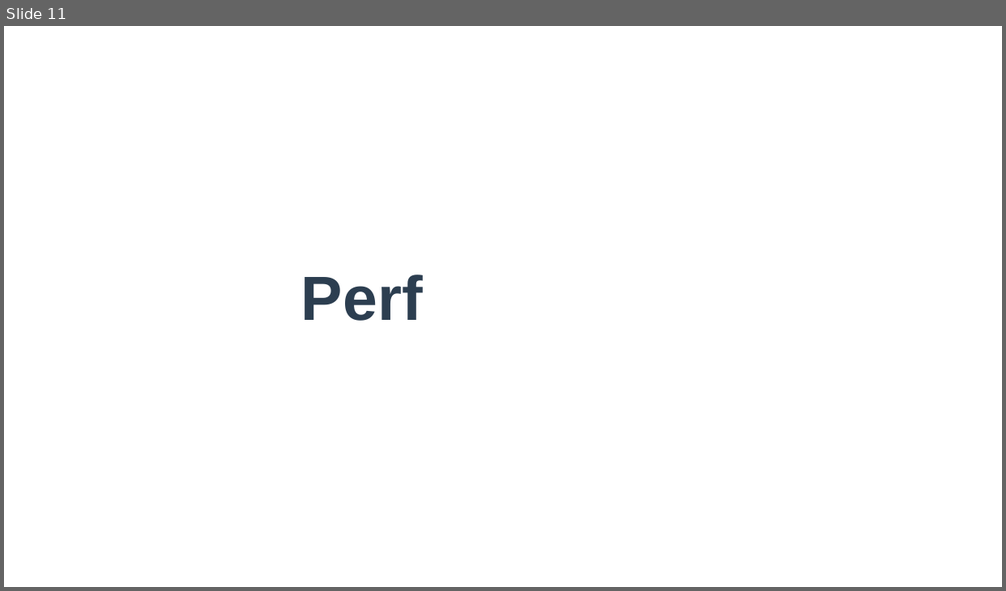
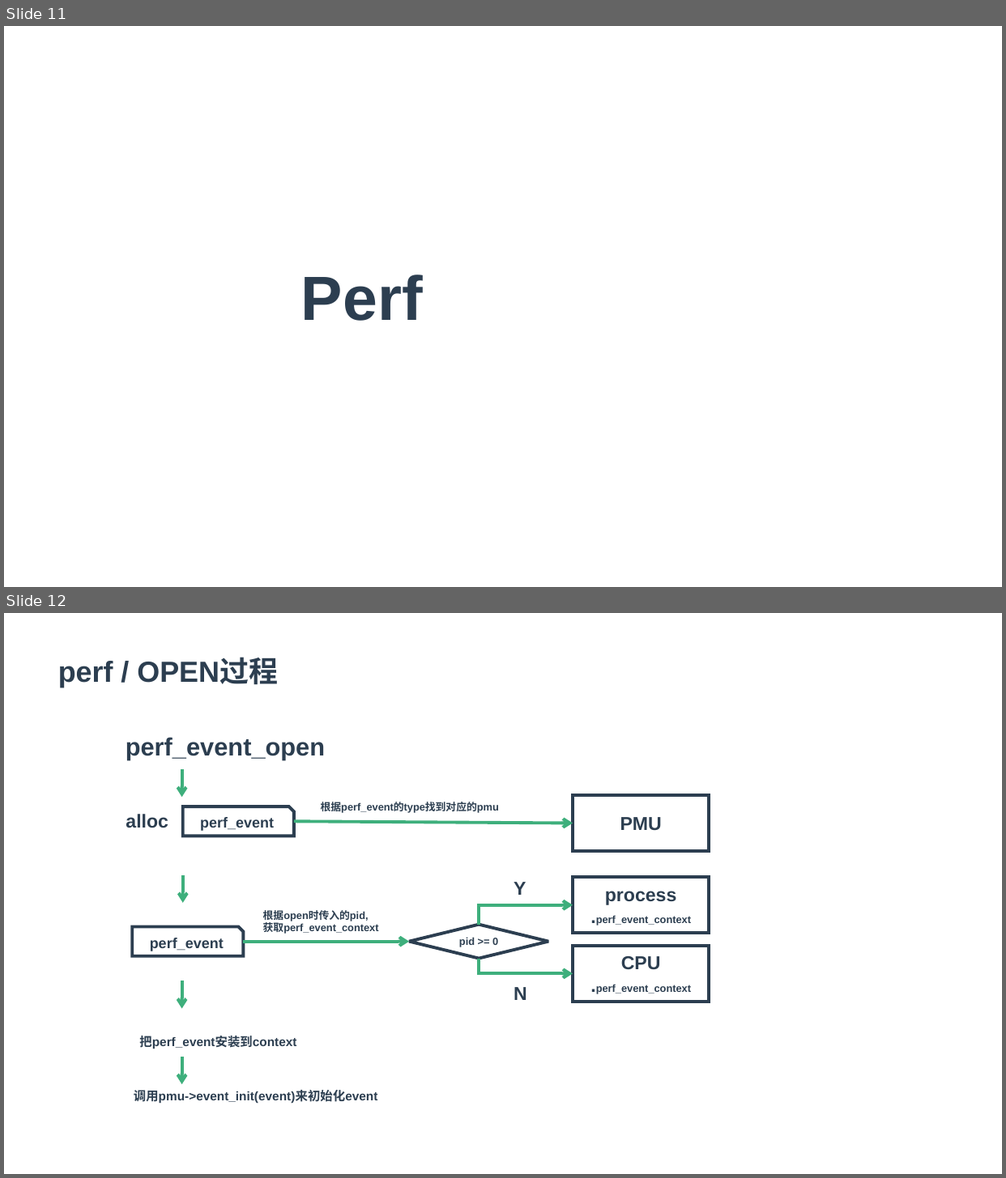
Before and after one commit to zaiqiang-dong/zaiqiang, a slide deck: picture/ppt/tools/tools.pptx. Shown one above the other, each under a label of ours: slide 11 before the commit, slides 11 and 12 after it. The pictures are 1006x591 and 1006x1178 pixels, drawn with LibreOffice and Linux fonts; fonts in the diff are those of the drawing. Boxes give left, top, right and bottom in pixels: in the first picture for what was removed or moved away, otherwise in the second. Text is boxed around its words. In the diff, an @@ line names an element or a change of style, - is before the commit and + after.

```diff
--- a/picture/ppt/tools/tools.pptx
+++ b/picture/ppt/tools/tools.pptx
@@ slide 12 added at (4, 613, 1002, 1174), background #FFFFFF @@
@@ text added at (58, 659, 278, 688), 28 pt, text #2C3E50, bold @@
+perf / OPEN过程
@@ text added at (126, 737, 325, 760), 24 pt, text #2C3E50, bold @@
+perf_event_open
@@ arrow added from (182, 769) to (182, 797), #3EAF7C 3 pt @@
@@ snip rect added at (183, 807, 294, 836), outline #2C3E50 3 pt, 14 pt, text #2C3E50, bold @@
+perf_event
@@ text added at (321, 802, 499, 813), 10 pt, text #2C3E50, bold @@
+根据perf_event的type找到对应的pmu
@@ rectangle added at (573, 796, 710, 852), outline #2C3E50 3 pt, 18 pt, text #2C3E50, bold @@
+PMU
@@ text added at (126, 814, 168, 828), 18 pt, text #2C3E50, bold @@
+alloc
@@ arrow added from (294, 821) to (573, 824), #3EAF7C 3 pt @@
@@ arrow added from (183, 875) to (183, 903), #3EAF7C 3 pt @@
@@ rectangle added at (573, 877, 710, 934), outline #2C3E50 3 pt, 10 pt, text #2C3E50, bold @@
+process
+.perf_event_context
@@ text added at (513, 882, 526, 895), 18 pt, text #2C3E50, bold @@
+Y
@@ snip rect added at (132, 926, 243, 956), outline #2C3E50 3 pt, 14 pt, text #2C3E50, bold @@
+perf_event
@@ text added at (263, 910, 379, 934), 10 pt, text #2C3E50, bold @@
+根据open时传入的pid,
+获取perf_event_context
@@ diamond added at (409, 924, 548, 958), outline #2C3E50 3 pt, 10 pt, text #2C3E50, bold @@
+pid >= 0
@@ elbow arrow added from (479, 924) to (573, 905), #3EAF7C 3 pt @@
@@ arrow added from (244, 942) to (409, 942), #3EAF7C 3 pt @@
@@ rectangle added at (573, 946, 710, 1003), outline #2C3E50 3 pt, 10 pt, text #2C3E50, bold @@
+CPU
+.perf_event_context
@@ elbow arrow added from (479, 959) to (573, 973), #3EAF7C 3 pt @@
@@ arrow added from (182, 982) to (182, 1009), #3EAF7C 3 pt @@
@@ text added at (513, 987, 527, 1000), 18 pt, text #2C3E50, bold @@
+N
@@ text added at (139, 1036, 296, 1049), 12 pt, text #2C3E50, bold @@
+把perf_event安装到context
@@ arrow added from (182, 1057) to (182, 1084), #3EAF7C 3 pt @@
@@ text added at (134, 1090, 378, 1103), 12 pt, text #2C3E50, bold @@
+调用pmu->event_init(event)来初始化event
```
Also in this commit, not shown: 6 other slides added, 1 slide removed, 16 other files.
